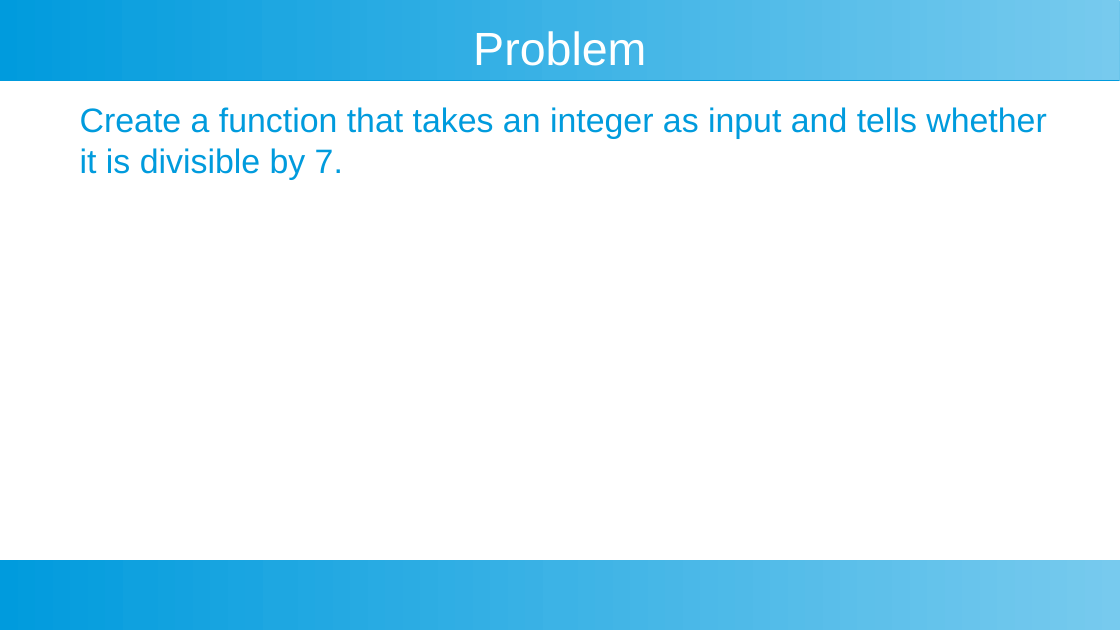
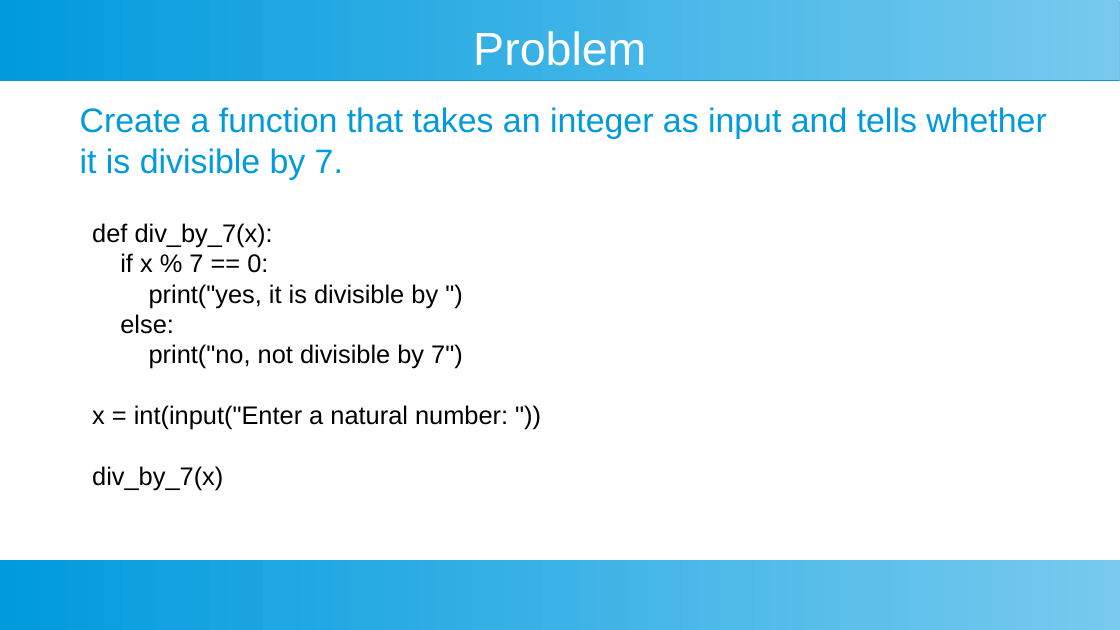
Before and after one commit to ashishjain1547/public_lessons_in_python, a slide deck: slide 4 of Ch 18 - Functions/Functions.odp. Drawn at 1120x630 pixels with LibreOffice and Linux fonts; fonts in the diff are those of the drawing. Boxes give left, top, right and bottom in pixels: in the first picture for what was removed or moved away, otherwise in the second. Text is boxed around its words. In the diff, an @@ line names an element or a change of style, - is before the commit and + after.

```diff
--- a/Ch 18 - Functions/Functions.odp
+++ b/Ch 18 - Functions/Functions.odp
@@ text added at (92, 223, 508, 491), 18 pt, text #000000 @@
+def div_by_7(x):
+if x % 7 == 0:
+print("yes, it is divisible by ")
+else:
+print("no, not divisible by 7")
+x = int(input("Enter a natural number: "))
+div_by_7(x)
```
Also in this commit, not shown: 2 other slides changed, 2 slides added, 23 other files.
